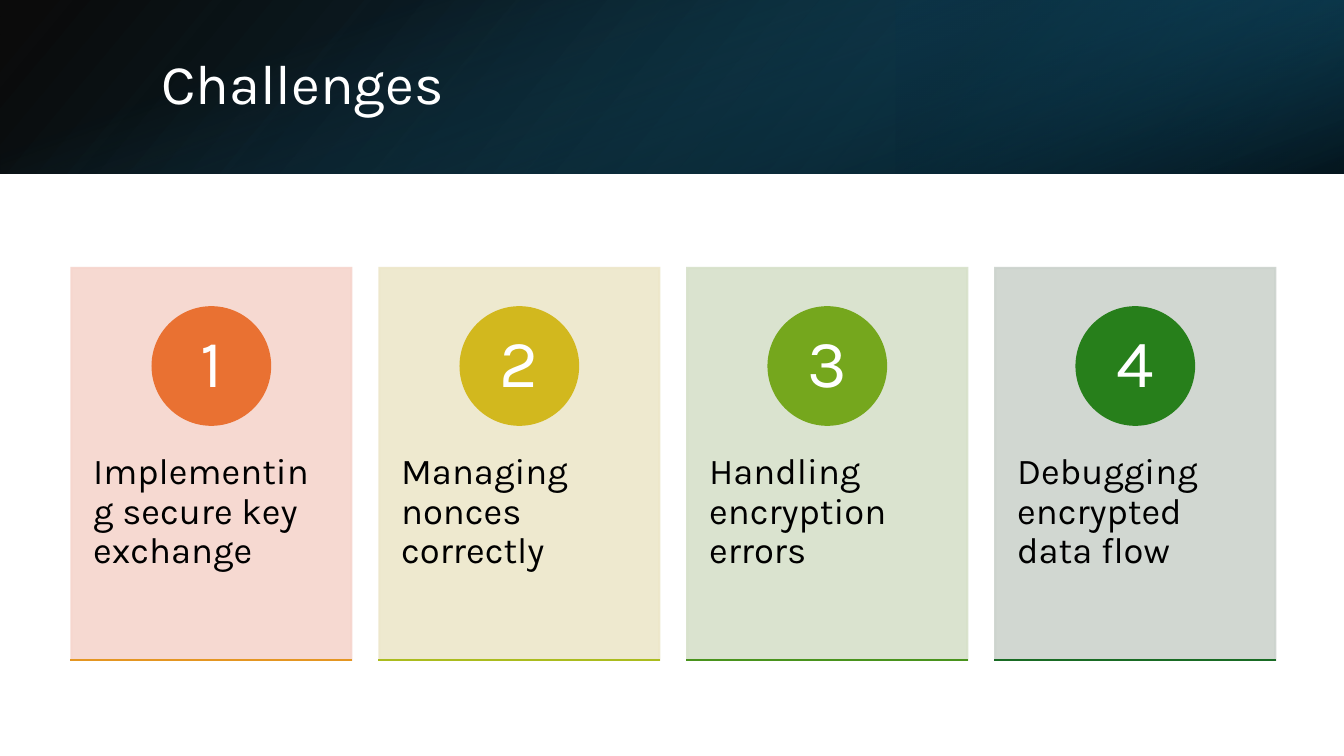
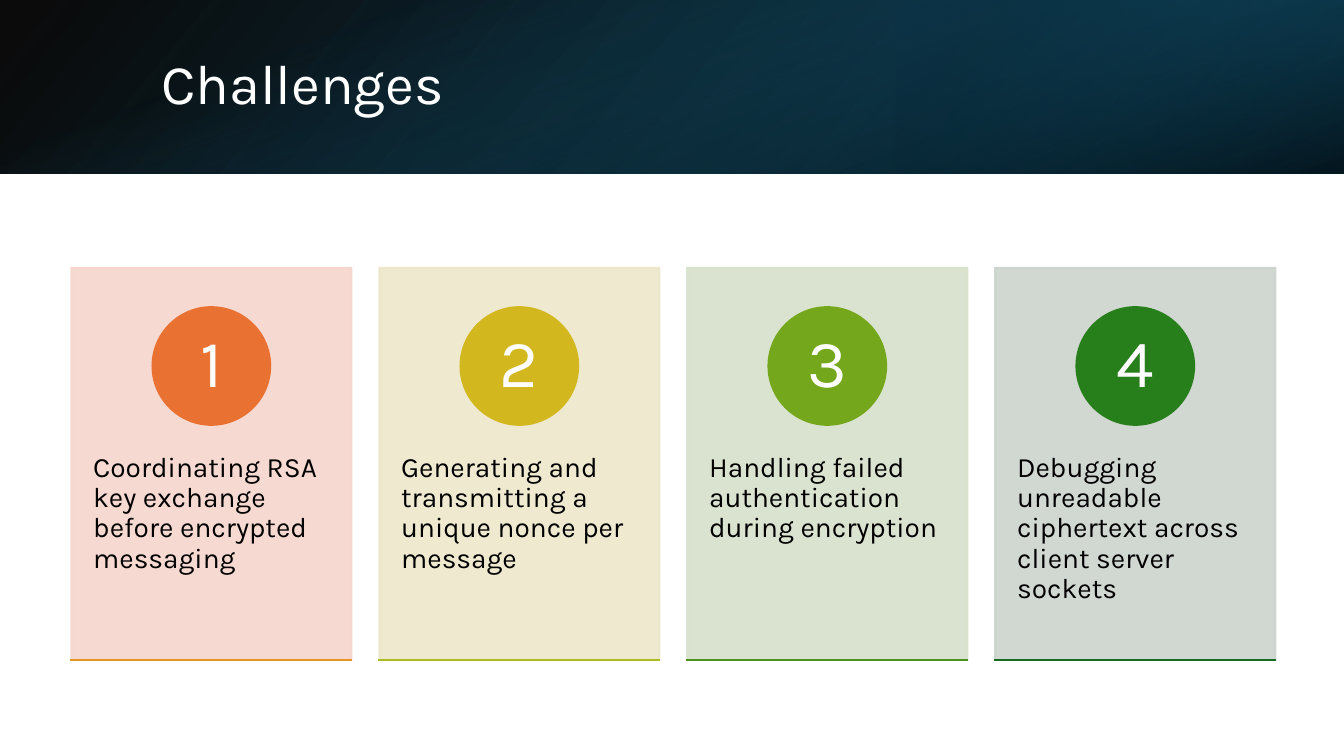
Before and after one commit to AidanLevy05/MATH447-ChatRoom, a slide deck: slide 32 of PowerPoint/MATH 447 Final Presentation.pptx (slide 31 before the commit). Drawn at 1344x756 pixels with LibreOffice and Linux fonts; fonts in the diff are those of the drawing. Boxes give left, top, right and bottom in pixels: in the first picture for what was removed or moved away, otherwise in the second. Text is boxed around its words. In the diff, an @@ line names an element or a change of style, - is before the commit and + after.

```diff
--- a/PowerPoint/MATH 447 Final Presentation.pptx
+++ b/PowerPoint/MATH 447 Final Presentation.pptx
@@ text at box(93, 457, 317, 575): text changed; size 26 to 20 pt @@
-Implementing secure key exchange
+Coordinating RSA key exchange before encrypted messaging
@@ text at box(401, 457, 623, 575): text changed; size 26 to 20 pt @@
-Managing nonces correctly
+Generating and transmitting a unique nonce per message
@@ text at box(709, 457, 937, 544): text changed; size 26 to 20 pt @@
-Handling encryption errors
+Handling failed authentication during encryption
@@ text at box(1017, 458, 1239, 599): text changed; size 26 to 20 pt @@
-Debugging encrypted data flow
+Debugging unreadable ciphertext across client server sockets
```
Also in this commit, not shown: 5 other slides changed, 1 slide added.
